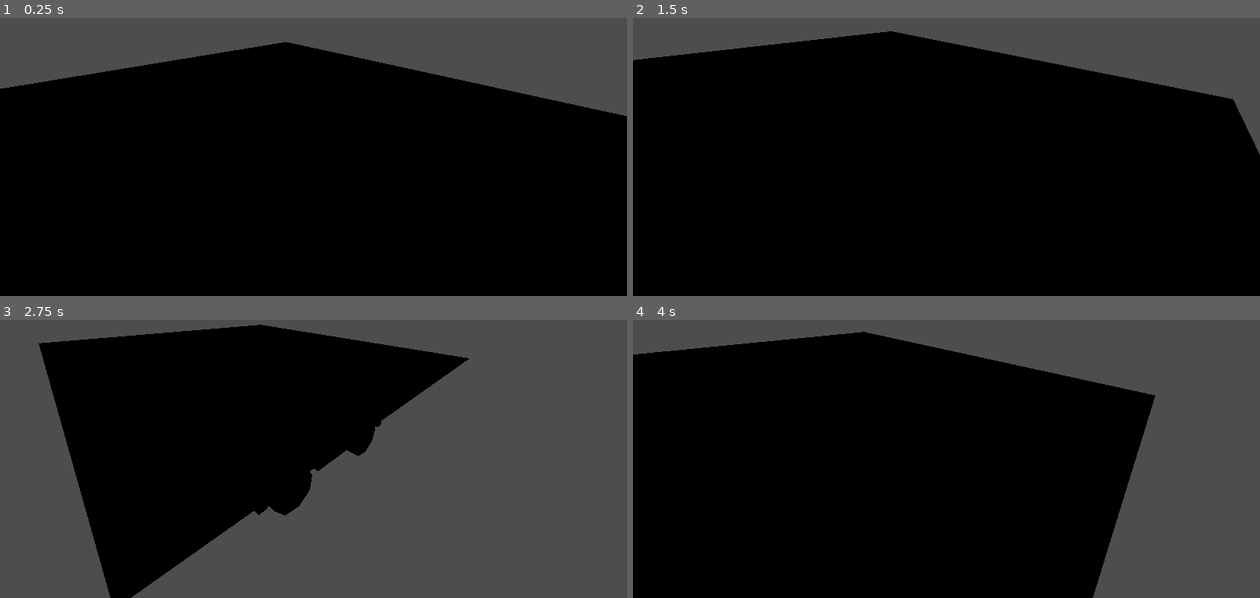
Above: before the commit, frames 1-4 (two rows, left to right).
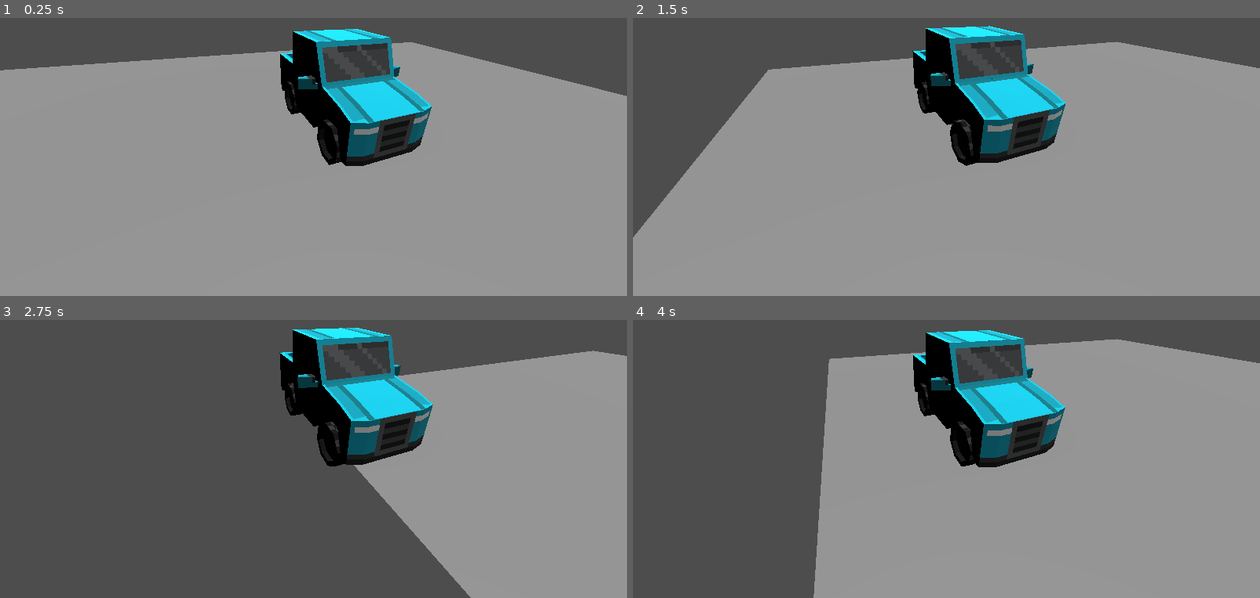
Above: after the commit, the same moments.

Repository: Meras182/truck_from_blockbench
Game: Godot game, scene res://scenes/main.tscn
Two runs of this game, one before a commit and one after it. Both use one fixed random seed, a clock stepped at 60 frames per second and the inputs below.
Inputs:
- Up to frame 1 (0.25 s): no input
- Up to frame 2 (1.5 s): tap Enter (ui_accept) at 0.5, 0.77 s; hold Right (ui_right) 0.53-1.28 s; hold Down (ui_down) from 1.28 s (still down)
- Up to frame 3 (2.75 s): tap Enter (ui_accept) at 1.52 s; release Down (ui_down) at 2.03 s; hold Right (ui_right) from 2.03 s (still down)
- Up to frame 4 (4 s): release Right (ui_right) at 2.78 s; hold Up (ui_up) 2.78-3.53 s; tap Enter (ui_accept) at 3.02, 3.77 s; hold Left (ui_left) from 3.53 s (still down)

The runs differ from the first frame. In frame 1, 83% of the frame differs, in the area x 0-100%, y 3-100%; in frame 2, 88%; in frame 3, 65%; in frame 4, 89%.

Commit message:
added light source

Diff:
--- a/scenes/main.tscn
+++ b/scenes/main.tscn
@@ -12,3 +12,6 @@
 [node name="MeshInstance3D" type="MeshInstance3D" parent="."]
 transform = Transform3D(7.30464, 0, 0, 0, 1, 0, 0, 0, 6.04336, 0, 0, 0)
 mesh = SubResource("PlaneMesh_0wfyh")
+
+[node name="DirectionalLight3D" type="DirectionalLight3D" parent="."]
+transform = Transform3D(1, 0, 0, 0, -0.122077, 0.992521, 0, -0.992521, -0.122077, 3.94292, 4.75937, -3.76645)
--- a/scenes/truck.tscn
+++ b/scenes/truck.tscn
@@ -293,7 +293,7 @@
 shape = SubResource("BoxShape3D_8ivgs")
 
 [node name="Camera3D" type="Camera3D" parent="."]
-transform = Transform3D(0.736915, -0.344475, 0.58163, 0.0230574, 0.872726, 0.487665, -0.675592, -0.345957, 0.651068, 1.75937, 2.01399, 1.89474)
+transform = Transform3D(-0.919201, -0.173303, 0.353604, 0.0230574, 0.872726, 0.487665, -0.393114, 0.456416, -0.798215, 1.52864, 1.7744, -2.57106)
 
 [node name="blockbench_export" type="Node3D" parent="."]
 transform = Transform3D(-0.999988, 0, -0.00483455, 0, 1, 0, 0.00483455, 0, -0.999988, 0, 0, 0)
